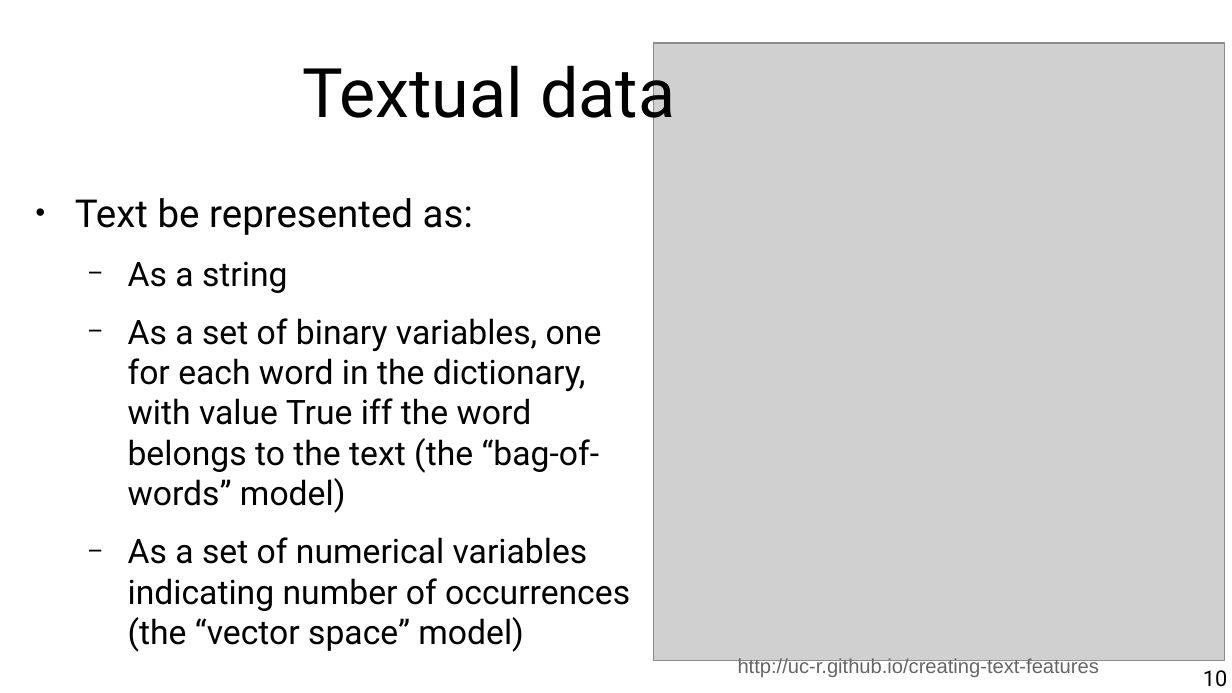
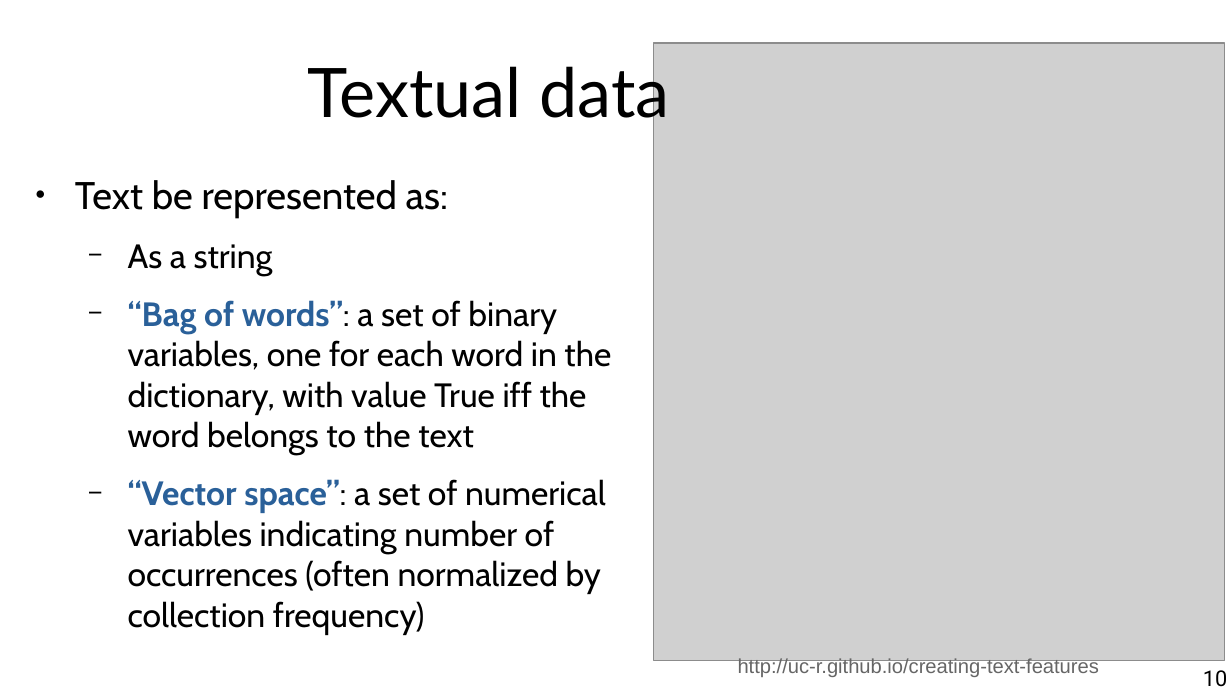
Before and after one commit to chatox/data-mining-course, a slide deck: slide 10 of theory/odp/tt02_data_methods_scenarios.odp. Drawn at 1232x693 pixels with LibreOffice and Linux fonts; fonts in the diff are those of the drawing; grey boxes stand for pictures. Boxes give left, top, right and bottom in pixels: in the first picture for what was removed or moved away, otherwise in the second. Text is boxed around its words. In the diff, an @@ line names an element or a change of style, - is before the commit and + after.

```diff
--- a/theory/odp/tt02_data_methods_scenarios.odp
+++ b/theory/odp/tt02_data_methods_scenarios.odp
@@ title "Textual data" at (308,58,669,130): font Roboto to Lato @@
@@ text "Text be represented as:": place and size @@
-text "Text be represented as:" at (75,198,630,652)
+text "Text be represented as:" at (75,180,611,635)
@@ text at (75,180,448,276): font Roboto to Cabin in "Text be represented as:", "As a string" @@
@@ text at (128,300,611,635): text changed; font Roboto to Cabin @@
-  − As a set of binary variables, one for each word in the dictionary, with value True iff the word belongs to the text (the “bag-of-words” model)
-  − As a set of numerical variables indicating number of occurrences (the “vector space” model)
+  − “Bag of words”: a set of binary variables, one for each word in the dictionary, with value True iff the word belongs to the text
+  − “Vector space”: a set of numerical variables indicating number of occurrences (often normalized by collection frequency)
```
Also in this commit, not shown: 40 other slides changed, 5 slides added, 3 slides removed, 5 other files.
